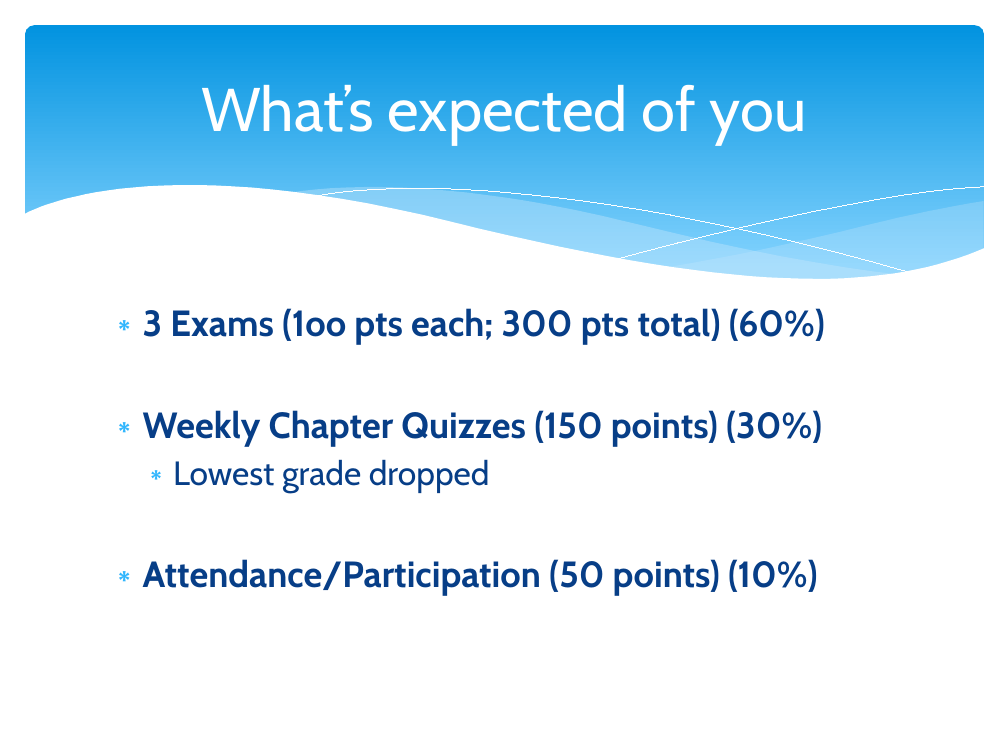
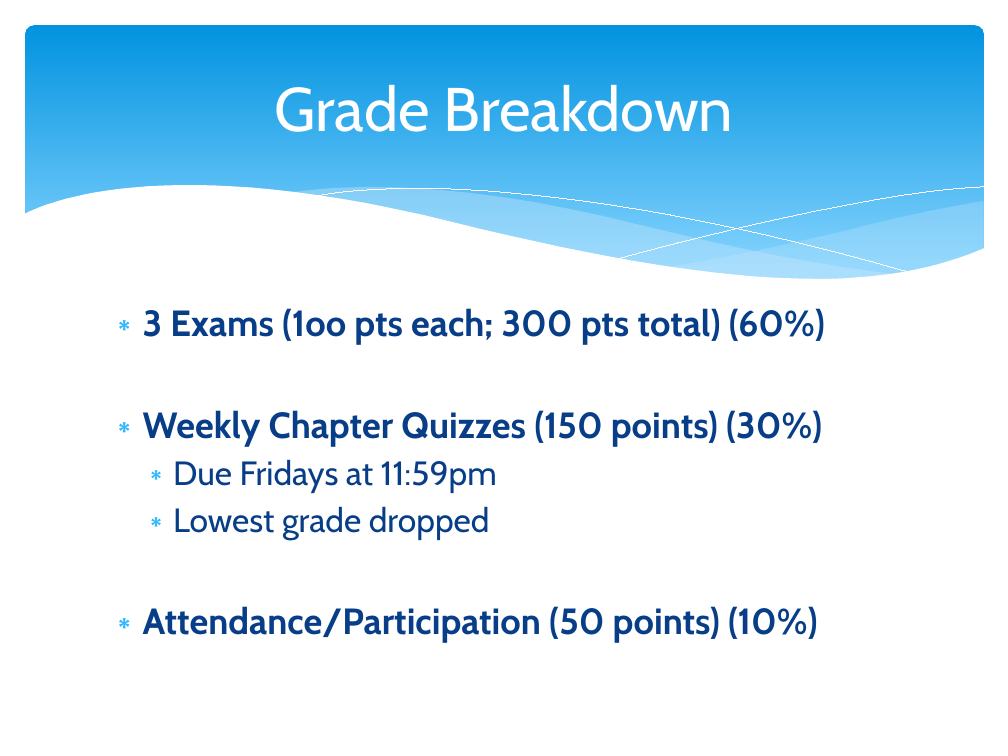
Before and after one commit to npm27/Teaching-Materials, a slide deck: slide 6 of Memory/Slides/0 First Day Info.pptx. Drawn at 1008x756 pixels with LibreOffice and Linux fonts; fonts in the diff are those of the drawing. Boxes give left, top, right and bottom in pixels: in the first picture for what was removed or moved away, otherwise in the second. Text is boxed around its words. In the diff, an @@ line names an element or a change of style, - is before the commit and + after.

```diff
--- a/Memory/Slides/0 First Day Info.pptx
+++ b/Memory/Slides/0 First Day Info.pptx
@@ title at (274,85,734,132): text changed @@
-What’s expected of you
+Grade Breakdown
@@ text at (173,459,497,493): paragraph added @@
+  ∗ Due Fridays at 11:59pm
```
Also in this commit, not shown: 7 other slides changed, 2 slides added, 1 slide removed, 4 other files.
